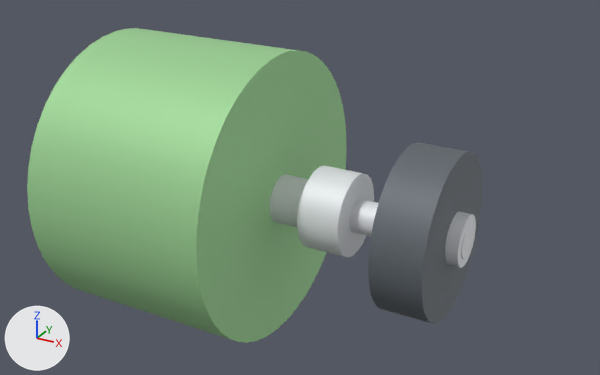
The glTF model cad/advantagescope/Robot_BIOBUZZ/model_3.glb: old version first, new version second.
Before and after are seen from a camera (50 mm lens) standing at (0.0653, -0.2431, 0.1571) and looking at (-0.0254, -0.0782, 0.0746). The lights are fixed; the arrows at lower left show +X, +Y and +Z. The picture after the commit comes second. Vertices at exactly the same position are counted once.

Script lines for the objects in view, before the commit:
```python
me_part_0 = bpy.data.meshes.new('part_0')
me_part_0.from_pydata(...)  # 96 vertices, 188 faces; spans x -0.0759..-0.0279, y -0.1185..-0.0466, z 0.0369..0.1088
me_part_0.materials.append(mat_material_0)  # green #9fd497
me_part_1 = bpy.data.meshes.new('part_1')
me_part_1.from_pydata(...)  # 624 vertices, 1270 faces; spans x -0.1008..0.0192, y -0.0925..-0.0726, z 0.0628..0.0828
me_part_1.materials.append(mat_material_1)  # white #e7eaed
me_part_2 = bpy.data.meshes.new('part_2')
me_part_2.from_pydata(...)  # 96 vertices, 188 faces; spans x 0.004..0.016, y -0.1019..-0.0632, z 0.0535..0.0922
me_part_2.materials.append(mat_material_2)  # grey #656c72
ob_part_0 = bpy.data.objects.new('part_0', me_part_0)
ob_part_0.location = (0.0, 0.0, 0.0)
ob_part_1 = bpy.data.objects.new('part_1', me_part_1)
ob_part_1.location = (0.0, 0.0, 0.0)
ob_part_2 = bpy.data.objects.new('part_2', me_part_2)
ob_part_2.location = (0.0, 0.0, 0.0)
```
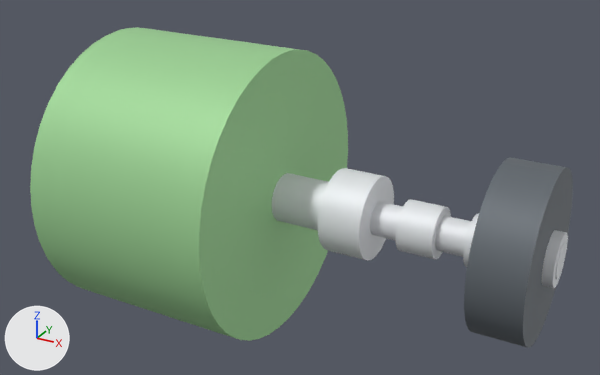
Changed parts and their boxes [x1, y1, x2, y2] in the pictures (600 x 375 px; the box of a moved part takes in the faces that stretch with it):
'part_0', reshaped
    before: [27, 28, 347, 343]
    after: [30, 27, 348, 341]
'part_2', reshaped
    before: [368, 142, 482, 324]
    after: [464, 157, 573, 348]
'part_1', reshaped
    before: [270, 166, 476, 268]
    after: [272, 168, 568, 288]
part 2 of me_part_1, moved or reshaped
    before: [349, 199, 474, 259]
    after: [370, 202, 567, 279]
part 3 of me_part_1, moved or reshaped (not visible before)
    after: [395, 199, 451, 259]
part 4 of me_part_1, moved or reshaped
    before: [270, 174, 308, 228]
    after: [272, 173, 329, 231]
part 5 of me_part_1, moved or reshaped
    before: [297, 166, 374, 257]
    after: [318, 168, 394, 260]
part 6 of me_part_1, added
    after: [463, 214, 479, 267]
part 7 of me_part_1, moved or reshaped
    before: [445, 212, 476, 268]
    after: [542, 230, 568, 288]
part 8 of me_part_2, deleted
    before: [368, 142, 482, 324]
part 9 of me_part_2, added
    after: [464, 157, 573, 348]

Patch to the scene script:
```diff
--- a/cad/advantagescope/Robot_BIOBUZZ/model_3.glb.py
+++ b/cad/advantagescope/Robot_BIOBUZZ/model_3.glb.py
@@ me_part_0 @@
 # used by ob_part_0; location = (0.0, 0.0, 0.0)
-me_part_0.from_pydata(...)  # 96 vertices, 188 faces; spans x -0.0759..-0.0279, y -0.1185..-0.0466, z 0.0369..0.1088
+me_part_0.from_pydata(...)  # 96 vertices, 188 faces; spans x -0.0759..-0.0279, y -0.1176..-0.0456, z 0.0369..0.1088
+# me_part_0 part 1: the whole mesh is rebuilt
 me_part_0.materials.append(mat_material_0)
@@ me_part_1 @@
 # used by ob_part_1; location = (0.0, 0.0, 0.0)
-me_part_1.from_pydata(...)  # 624 vertices, 1270 faces; spans x -0.1008..0.0192, y -0.0925..-0.0726, z 0.0628..0.0828
+me_part_1.from_pydata(...)  # 720 vertices, 1458 faces; spans x -0.0808..0.0392, y -0.0916..-0.0716, z 0.0628..0.0828
+# me_part_1 part 2: the loose piece of 96 vertices spanning x -0.1008..0.0192, y -0.0865..-0.0786, z 0.0688..0.0768 is moved by (0.02, 0.0009, 0.0)
+# me_part_1 part 3: the loose piece of 96 vertices spanning x -0.0007..0.004, y -0.0885..-0.0766, z 0.0668..0.0788 is scaled about its middle by (1.83, 1, 1), then moved by (0.0068, 0.0009, 0.0)
+# me_part_1 part 4: the loose piece of 96 vertices spanning x -0.0279..-0.0182, y -0.0885..-0.0766, z 0.0668..0.0788 is scaled about its middle by (1.49, 1, 1), then moved by (0.0024, 0.0009, 0.0)
+# me_part_1 part 5: the loose piece of 96 vertices spanning x -0.0182..-0.0079, y -0.0925..-0.0726, z 0.0628..0.0828 is moved by (0.0048, 0.0009, 0.0)
+# me_part_1 part 6: the loose piece of 96 vertices spanning x -0.0007..0.004, y -0.0885..-0.0766, z 0.0668..0.0788 is copied, and the copy is moved by (0.0206, 0.0009, 0.0); it spans x 0.0198..0.0246, y -0.0876..-0.0756, z 0.0668..0.0788
+# me_part_1 part 7: the loose piece of 144 vertices spanning x 0.016..0.0189, y -0.0885..-0.0766, z 0.0668..0.0788 is scaled about its middle by (0.763, 1, 1), then moved by (0.0203, 0.0009, 0.0)
+# other edits to the shape of me_part_1 do not show in these pictures
 me_part_1.materials.append(mat_material_1)
@@ me_part_2 @@
 # used by ob_part_2; location = (0.0, 0.0, 0.0)
-me_part_2.from_pydata(...)  # 96 vertices, 188 faces; spans x 0.004..0.016, y -0.1019..-0.0632, z 0.0535..0.0922
+me_part_2.from_pydata(...)  # 96 vertices, 188 faces; spans x 0.0246..0.0366, y -0.101..-0.0622, z 0.0535..0.0922
+# me_part_2 part 8: the whole mesh is rebuilt
+# me_part_2 part 9
+# 48 vertices are added at x 0.0246, y -0.101..-0.0622, z 0.0535..0.0922
+# 48 new vertices lie (0.012, 0.0, 0.0) away from vertices in x 0.0246, y -0.101..-0.0622, z 0.0535..0.0922
+# 188 new faces join them
 me_part_2.materials.append(mat_material_2)
```
